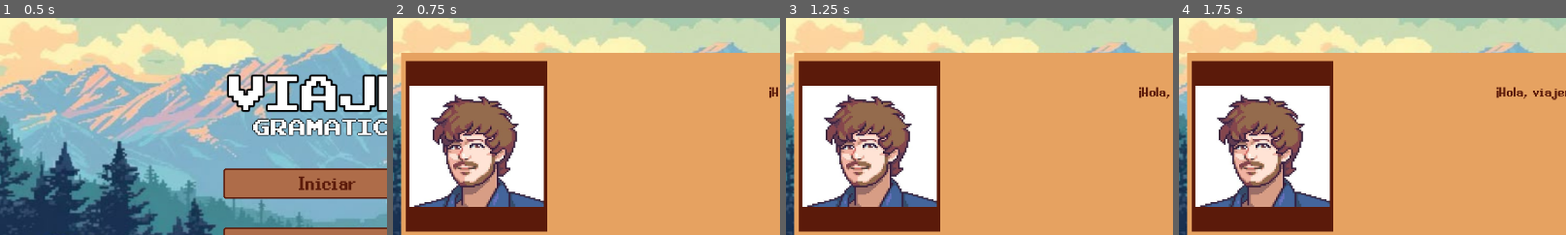
Above: before the commit, frames 1-4 (left to right).
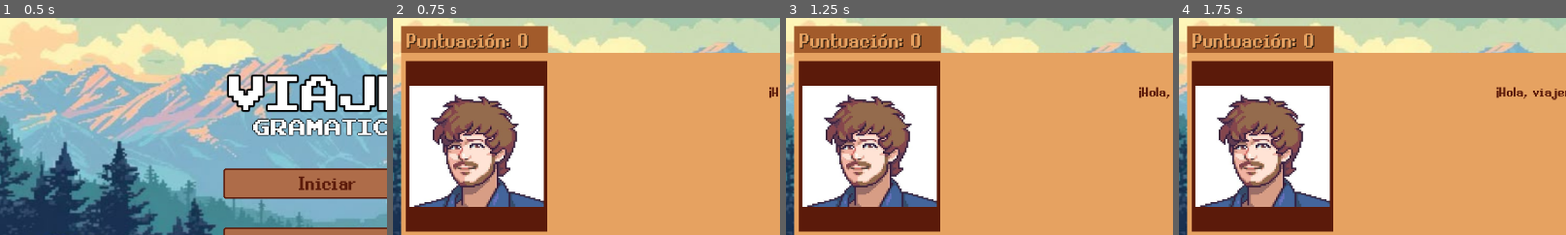
Above: after the commit, the same moments.

Repository: asvsz/viaje-gramatical
Game: Godot game, scene res://main.tscn
The game is run twice, just before and just after one commit, with the same random seed, the same clock (stepped at 60 frames per second) and the same inputs. Sound files missing from this copy of the repository are replaced by a short silence.
Inputs:
- Up to frame 1 (0.5 s): no input
- Up to frame 2 (0.75 s): click "Iniciar" at 0.5 s
- Up to frame 3 (1.25 s): no input
- Up to frame 4 (1.75 s): tap Enter (ui_accept) at 1.25, 1.52 s
The pictures show only the part of the screen within x 8-58%, y 16-66%; the shares and areas given below are measured in that part.

Frame 1 is identical in both runs. In frame 2, 4.8% of the frame differs, in the area x 2-41%, y 3-17%; in frame 3, 4.8%; in frame 4, 4.8%.

Commit message:
feat: implementação do sistema de pontuação

Diff:
--- a/scenes/dialogo.tscn
+++ b/scenes/dialogo.tscn
@@ -132,4 +132,24 @@
 theme = ExtResource("4_c3u86")
 placeholder_text = "Digite sua reposta aqui"
 
+[node name="ScoreContainer" type="ColorRect" parent="."]
+layout_mode = 0
+offset_left = -197.0
+offset_top = -81.0
+offset_right = 21.0
+offset_bottom = -41.0
+color = Color(0.635294, 0.356863, 0.168627, 1)
+
+[node name="ScoreLabel" type="Label" parent="ScoreContainer"]
+layout_mode = 0
+offset_left = 8.0
+offset_top = 5.0
+offset_right = 203.0
+offset_bottom = 47.0
+theme_override_colors/font_color = Color(0.901961, 0.635294, 0.380392, 1)
+theme_override_colors/font_shadow_color = Color(0, 0, 0, 1)
+theme_override_fonts/font = ExtResource("2_6csgj")
+theme_override_font_sizes/font_size = 36
+text = "Puntuación: 0"
+
 [connection signal="pressed" from="ColorRect/HBoxContainer/VBoxContainer/Button" to="." method="_on_button_pressed"]
--- a/scripts/dialogo.gd
+++ b/scripts/dialogo.gd
@@ -18,6 +18,9 @@
 @export var _faceset_container: ColorRect
 @export var _text_input: TextEdit
 @export var _response_input: String = ""
+
+@onready var _score_label = $ScoreContainer/ScoreLabel
+var initial_score = 0
 
 func _ready() -> void:
 	_faceset_container = $ColorRect/HBoxContainer/ColorRect
@@ -130,21 +133,35 @@
 			btn.disabled = false
 			btn.size_flags_horizontal = Control.SIZE_SHRINK_CENTER
 
-			# Desconecta conexões anteriores para evitar duplicação
+			# Desconecta conexões antigas
 			if btn.pressed.is_connected(_on_choice_button_pressed):
 				btn.pressed.disconnect(_on_choice_button_pressed)
 
-			var is_correct = choices_data[i].get("correct", false)
-			btn.pressed.connect(_on_choice_button_pressed.bind(is_correct))
+			# Nova lógica: passa o tipo da escolha
+			var choice = choices_data[i]
+			var has_feedback = not choice.get("neutral", false)
+			var is_correct = choice.get("correct", false)
+
+			btn.pressed.connect(_on_choice_button_pressed.bind(has_feedback, is_correct))
 		else:
 			btn.hide()
 
-func _on_choice_button_pressed(is_correct: bool) -> void:
+
+func _on_choice_button_pressed(has_feedback: bool, is_correct: bool) -> void:
 	_choices.visible = false
 	_waiting_for_choice = false
-	await _show_feedback(is_correct)
+
+	if has_feedback:
+		await _show_feedback(is_correct)
+	else:
+		_id += 1
+		if _id == data.size():
+			queue_free()
+			return
+		_initialize_dialog()
 
 func _show_feedback(is_correct: bool) -> void:
+	update_socre(is_correct)
 	_dialog.bbcode_enabled = true
 	_dialog.text = "[center][color=green]¡Bien! ¡Sigamos adelante![/color][/center]" if is_correct else "[center][color=red]Qué lástima. Sigamos adelante[/color][/center]"
 	_dialog.visible_characters = 0
@@ -171,3 +188,12 @@
 func _on_button_pressed() -> void:
 	if _audio_player.stream:
 		_audio_player.play()
+
+func update_socre(is_correct: bool) -> void:
+	if is_correct:
+		initial_score += 10
+		_score_label.text = "Puntuación: %d" % initial_score
+	else:
+		if initial_score > 0:
+			initial_score -= 10
+			_score_label.text = "Puntuación: %d" % initial_score
--- a/scripts/level_1.gd
+++ b/scripts/level_1.gd
@@ -9,7 +9,7 @@
 		"title": "Paladino",
 		"dialog": "¡Hola, viajero! ¡Bienvenido a Viaje Gramatical, una aventura interactiva por los increíbles países de habla hispana! ¿Estás listo?",
 		"choices": [
-			{"text": "¡Estoy listo para empezar!", "correct": true}
+			{"text": "¡Estoy listo para empezar!", "neutral": true}
 		]
 	},
 	1: {
@@ -143,18 +143,18 @@
 	},
 	20: {
 	"title": "Q10",
-	"question": "¿Qué tipo de documento se describe en el audio?",
+	"dialog": "¿Qué tipo de documento se describe en el audio?",
 	"choices": [
 		{"text": "A) Una reserva de hotel", "correct": false},
 		{"text": "B) Un mapa turístico", "correct": false},
 		{"text": "C) Un itinerario de viaje (con fechas y actividades)", "correct": true}
 	],
-	"audio": "res://tileset/Audio itinerário.wav",
-	"audio_button_settings": {
-		"visible": true,
-		"text": "Escuchar Audio",
-		"hint": "(Opcional: escuche para confirmar su respuesta)"
-	}
+	#"audio": "res://tileset/Audio itinerário.wav",
+	#"audio_button_settings": {
+		#"visible": true,
+		#"text": "Escuchar Audio",
+		#"hint": "(Opcional: escuche para confirmar su respuesta)"
+	#}
 }
 }
 
Not shown, changed: scenes/mapa.tscn
